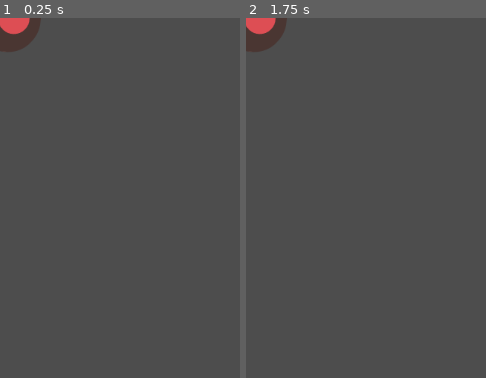
Above: before the commit, frames 1-2 (left to right).
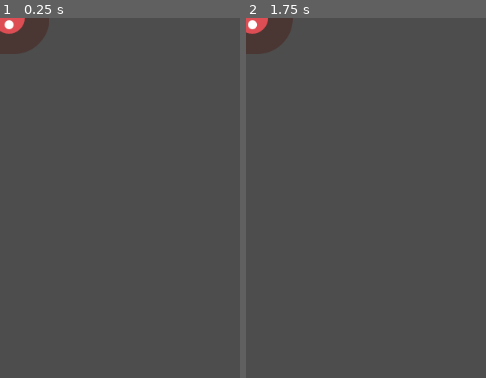
Above: after the commit, the same moments.

Repository: Mabaclaan/Dodge-the-Creeps
Game: Godot game, scene res://node_2d.tscn
The game is run twice, just before and just after one commit, with the same random seed, the same clock (stepped at 60 frames per second) and the same inputs.
Inputs:
- Up to frame 1 (0.25 s): no input
- Up to frame 2 (1.75 s): hold Right (move_right) 0.53-1.28 s; tap Enter at 1.25 s; hold Down (move_down) from 1.28 s (still down)
The pictures show only the part of the screen within x 0-50%, y 0-50%; the shares and areas given below are measured in that part.

The runs differ from the first frame. In frame 1, 0.6% of the frame differs, in the area x 0-21%, y 0-10%; in frame 2, 0.5%.

Commit message:
Finished enemy scene

Diff:
--- /dev/null
+++ b/Mob.gd
@@ -0,0 +1,16 @@
+extends RigidBody2D
+
+
+# Called when the node enters the scene tree for the first time.
+func _ready():
+	var mob_types = $AnimatedSprite2D.sprite_frames.get_animation_names()
+	$AnimatedSprite2D.play(mob_types[randi() % mob_types.size()])
+
+
+# Called every frame. 'delta' is the elapsed time since the previous frame.
+func _process(delta):
+	pass
+
+
+func _on_visible_on_screen_notifier_2d_screen_exited():
+	queue_free()
--- a/node_2d.tscn
+++ b/node_2d.tscn
@@ -1,10 +1,11 @@
-[gd_scene load_steps=14 format=3 uid="uid://cgmkbt21xmnip"]
+[gd_scene load_steps=16 format=3 uid="uid://cgmkbt21xmnip"]
 
 [ext_resource type="Texture2D" uid="uid://bbw0u14wcycg0" path="res://art/playerGrey_up1.png" id="1_q3dyp"]
 [ext_resource type="Texture2D" uid="uid://cuqaax6wxqaab" path="res://art/playerGrey_walk1.png" id="2_s1rpc"]
 [ext_resource type="Texture2D" uid="uid://b71jqdb35lcoi" path="res://art/playerGrey_up2.png" id="2_u4qbm"]
 [ext_resource type="Texture2D" uid="uid://dwrek7kav66qr" path="res://art/playerGrey_walk2.png" id="4_dh342"]
 [ext_resource type="Texture2D" uid="uid://c6liyb5vtq0pt" path="res://art/enemyFlyingAlt_1.png" id="5_3hw0n"]
+[ext_resource type="Script" path="res://Mob.gd" id="5_p85nn"]
 [ext_resource type="Texture2D" uid="uid://c26hqbygl8w02" path="res://art/enemyFlyingAlt_2.png" id="6_dwv6p"]
 [ext_resource type="Texture2D" uid="uid://dyj77qa3bqmiq" path="res://art/enemySwimming_1.png" id="7_co2n3"]
 [ext_resource type="Texture2D" uid="uid://dmrc1sljjm0xj" path="res://art/enemySwimming_2.png" id="8_t82r6"]
@@ -76,6 +77,10 @@
 "speed": 3.0
 }]
 
+[sub_resource type="CapsuleShape2D" id="CapsuleShape2D_70flp"]
+radius = 37.0
+height = 104.0
+
 [node name="Player" type="Area2D"]
 metadata/_edit_group_ = true
 
@@ -91,14 +96,18 @@
 [node name="Mob" type="RigidBody2D" parent="."]
 collision_layer = 0
 gravity_scale = 2.66454e-15
+script = ExtResource("5_p85nn")
 
 [node name="AnimatedSprite2D" type="AnimatedSprite2D" parent="Mob"]
 scale = Vector2(0.75, 0.75)
 sprite_frames = SubResource("SpriteFrames_qdrg8")
-animation = &"fly"
+animation = &"walk"
 
 [node name="CollisionShape2D" type="CollisionShape2D" parent="Mob"]
+rotation = 1.5708
+shape = SubResource("CapsuleShape2D_70flp")
 
 [node name="VisibleOnScreenNotifier2D" type="VisibleOnScreenNotifier2D" parent="Mob"]
 
 [connection signal="body_entered" from="." to="." method="_on_body_entered"]
+[connection signal="screen_exited" from="Mob/VisibleOnScreenNotifier2D" to="Mob" method="_on_visible_on_screen_notifier_2d_screen_exited"]
Not shown, added: .DS_Store
